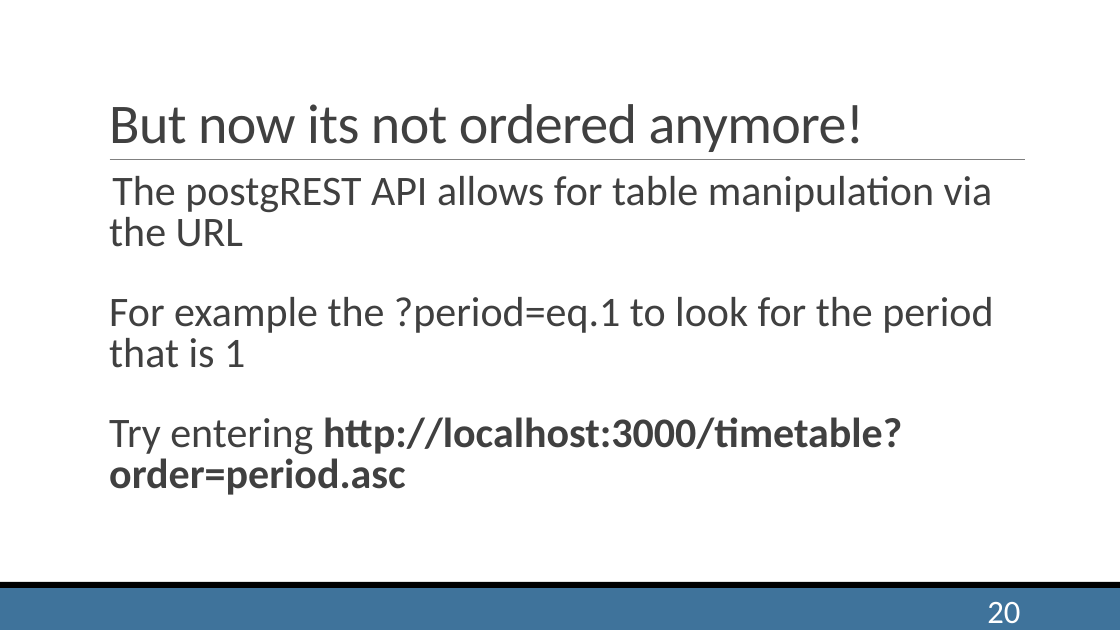
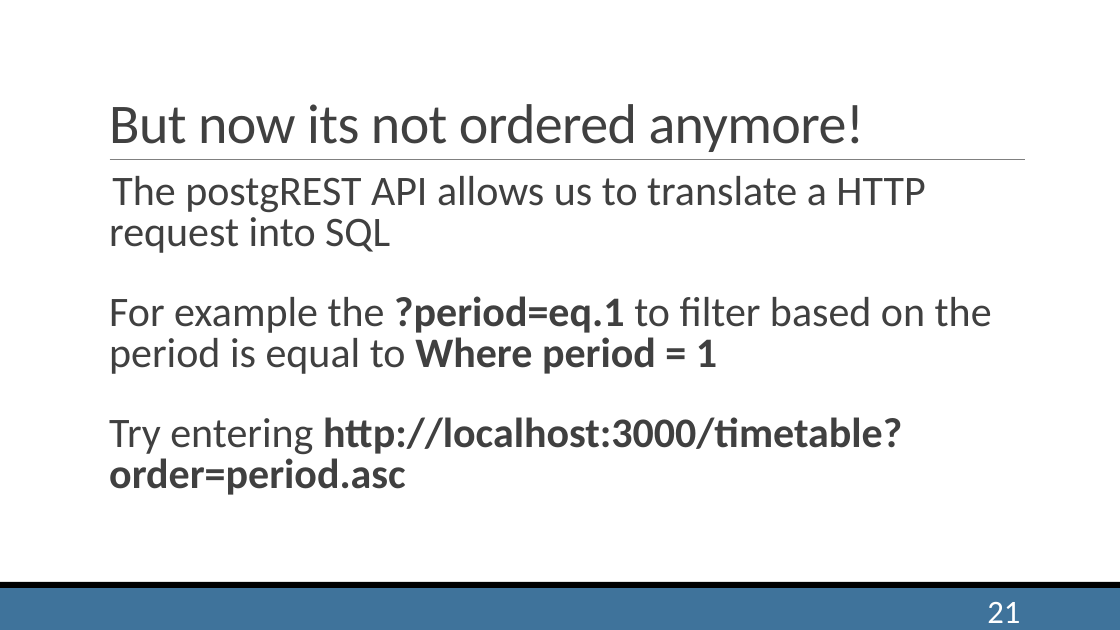
Before and after one commit to sebivenlo/PostgREST2019, a slide deck: slide 21 of PostgREST2019_Workshop.pptx (slide 20 before the commit). Drawn at 1120x630 pixels with LibreOffice and Linux fonts; fonts in the diff are those of the drawing. Boxes give left, top, right and bottom in pixels: in the first picture for what was removed or moved away, otherwise in the second. Text is boxed around its words. In the diff, an @@ line names an element or a change of style, - is before the commit and + after.

```diff
--- a/PostgREST2019_Workshop.pptx
+++ b/PostgREST2019_Workshop.pptx
@@ text at bbox=[109, 176, 992, 495]: text changed @@
-  The postgREST API allows for table manipulation via the URL
-  For example the ?period=eq.1 to look for the period that is 1
-  Try entering http://localhost:3000/timetable?order=period.asc
+  The postgREST API allows us to translate a HTTP request into SQL
+  For example the ?period=eq.1 to filter based on the period is equal to Where period = 1
+  Try entering http://localhost:3000/timetable?order=period.asc
@@ page number at bbox=[987, 602, 1020, 623]: text changed @@
-20
+21
```
Also in this commit, not shown: 1 other slide changed, 2 slides added.
